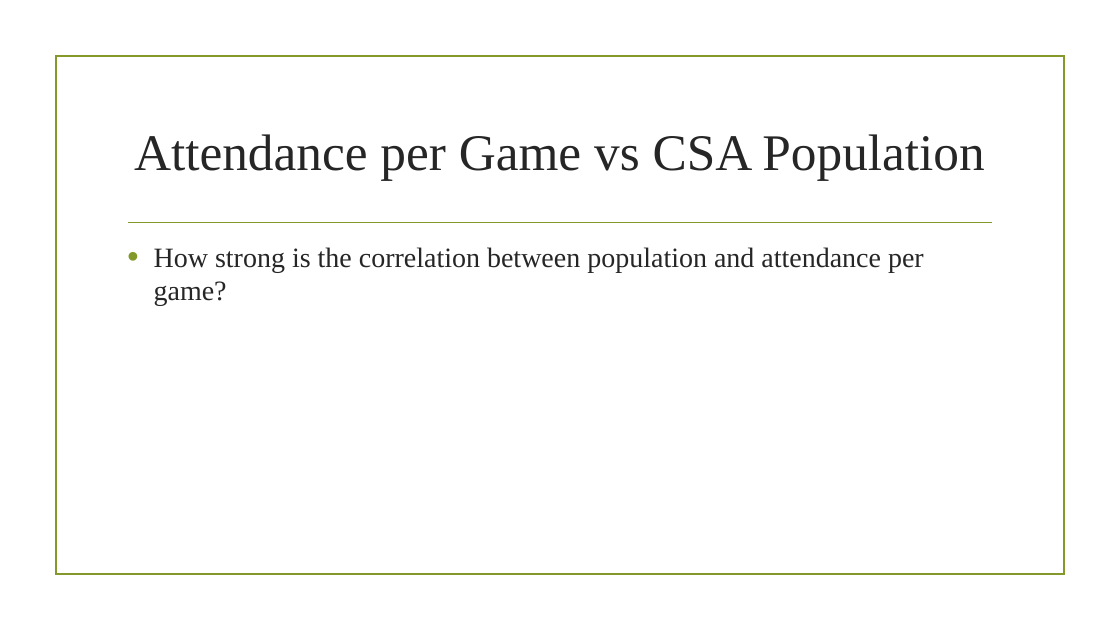
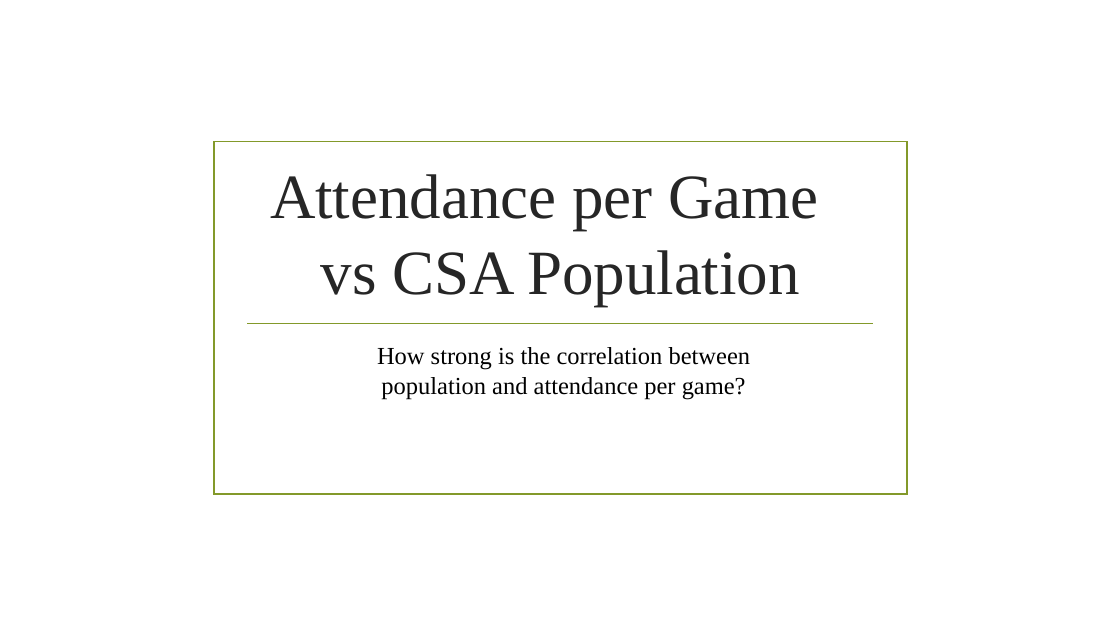
Before and after one commit to Dshashek/Red-Team-Project-1, a slide deck: slide 26 of Slides/Red Team Presentation.pptx (slide 24 before the commit). Drawn at 1120x630 pixels with LibreOffice and Linux fonts; fonts in the diff are those of the drawing; background and template pictures are left out. Boxes give left, top, right and bottom in pixels: in the first picture for what was removed or moved away, otherwise in the second. Text is boxed around its words. In the diff, an @@ line names an element or a change of style, - is before the commit and + after.

```diff
--- a/Slides/Red Team Presentation.pptx
+++ b/Slides/Red Team Presentation.pptx
@@ rectangle: place and size @@
-rectangle at box(55, 56, 1064, 575)
+rectangle at box(214, 142, 907, 494)
@@ title "Attendance per Game vs CSA ...": place and size @@
-title "Attendance per Game vs CSA ..." at box(134, 134, 984, 181)
+title "Attendance per Game vs CSA ..." at box(270, 174, 818, 306)
@@ title "Attendance per Game vs CSA ..." at box(270, 174, 818, 306): size 44 to 54 pt; vertical alignment middle to bottom @@
@@ line moved from (129, 223) - (992, 223) to (247, 323) - (874, 323) @@
@@ subtitle "How strong is the correlation ...": place and size @@
-subtitle "How strong is the correlation ..." at box(154, 247, 924, 306)
+subtitle "How strong is the correlation ..." at box(377, 347, 751, 399)
@@ subtitle "How strong is the correlation ..." at box(377, 347, 751, 399): size 24 to 21 pt, text colour #262626 to #000000; alignment left to centre; bullet • to none @@
```
Also in this commit, not shown: 10 other slides changed, 2 slides added, 5 other files.
